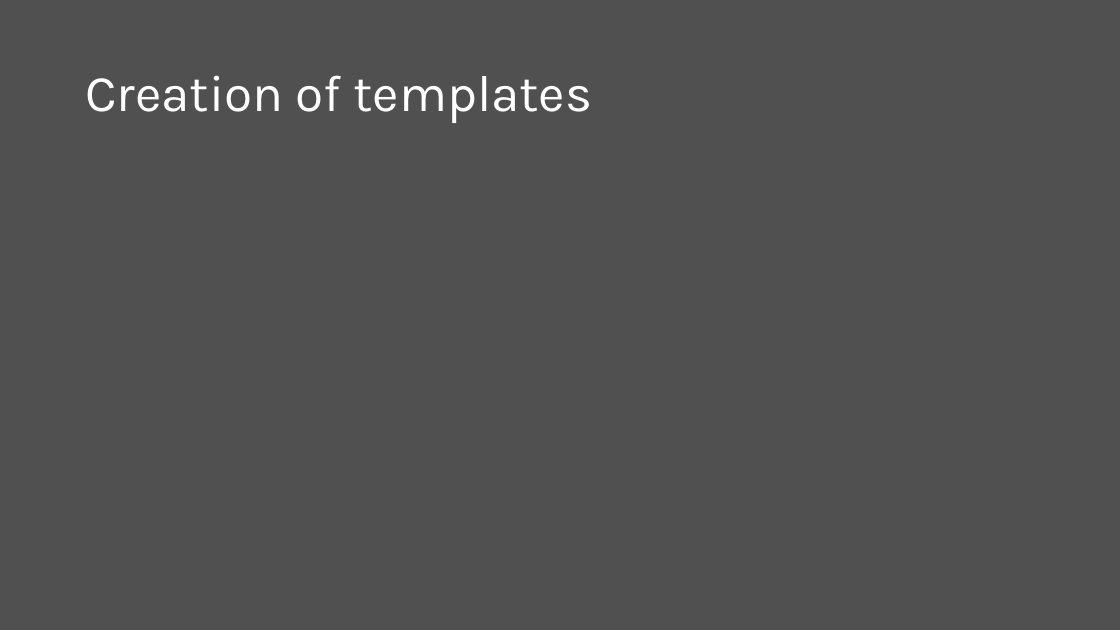
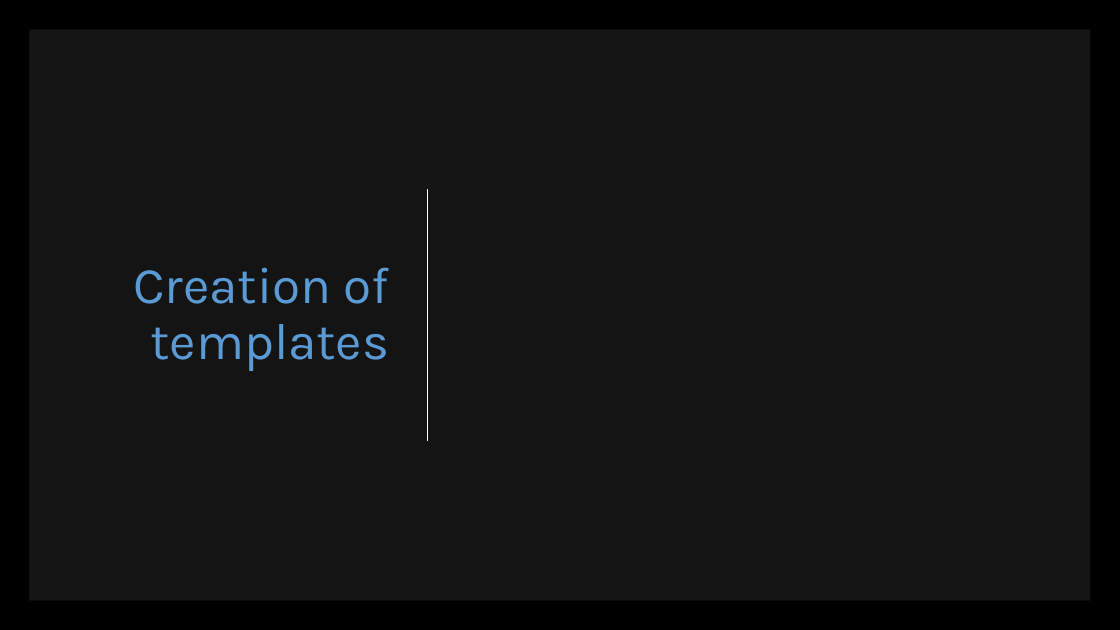
Before and after one commit to scottaddie/slide-decks, a slide deck: slide 8 of Tour de .NET Core CLI.pptx. Drawn at 1120x630 pixels with LibreOffice and Linux fonts; fonts in the diff are those of the drawing. Boxes give left, top, right and bottom in pixels: in the first picture for what was removed or moved away, otherwise in the second. Text is boxed around its words. In the diff, an @@ line names an element or a change of style, - is before the commit and + after.

Commit message:
Design changes

```diff
--- a/Tour de .NET Core CLI.pptx
+++ b/Tour de .NET Core CLI.pptx
@@ background #505050 to #000000 @@
@@ rectangle added at (29, 29, 1091, 601), fill #FFFFFF at 8% opacity @@
@@ title "Creation of templates": place and size @@
-title "Creation of templates" at (85, 75, 592, 123)
+title "Creation of templates" at (133, 267, 390, 371)
@@ title "Creation of templates" at (133, 267, 390, 371): text colour #FFFFFF to #5B9BD5; alignment left to right @@
@@ line added from (428, 189) to (428, 441), #FFFFFF 1.5 pt @@
```
Also in this commit, not shown: 7 other slides changed.
